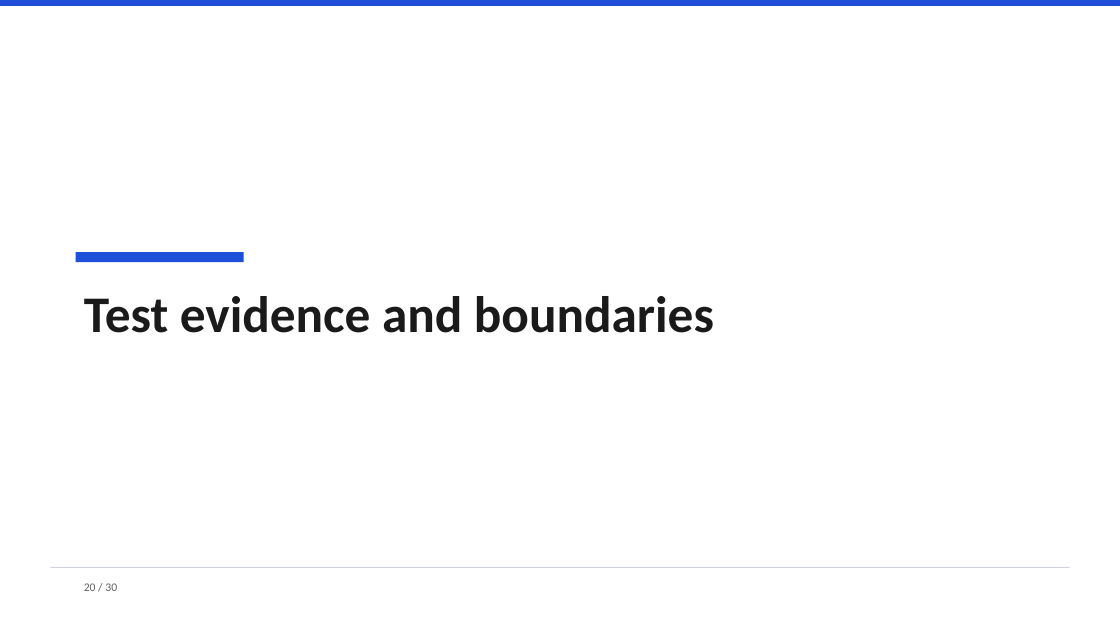
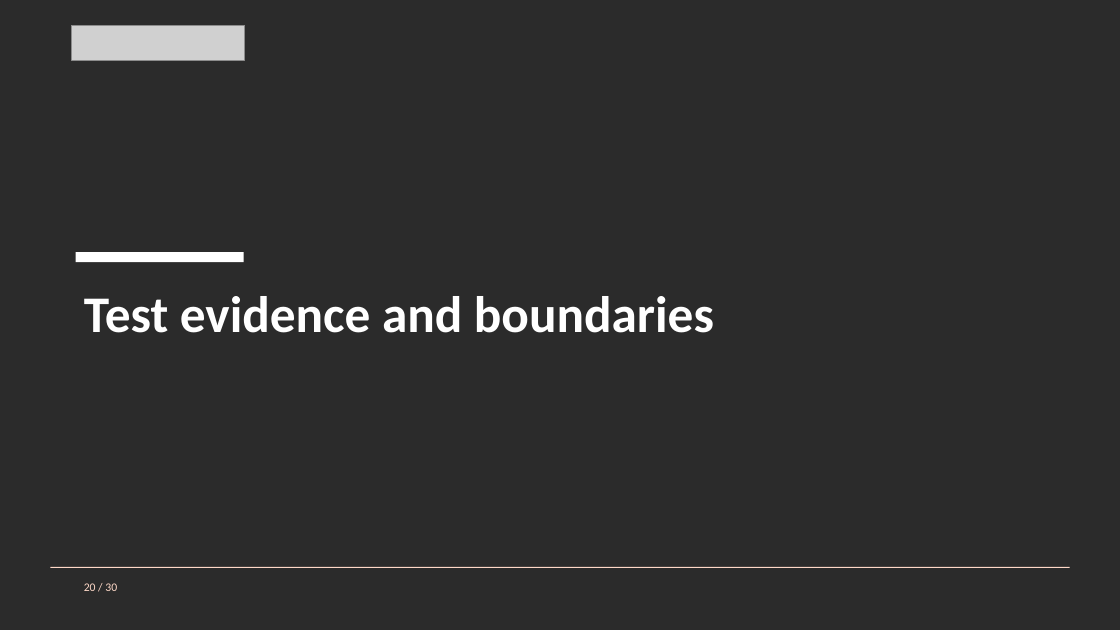
Before and after one commit to pc-buildmate/pcbuildmate, a slide deck: slide 20 of materials/source/Defense_Deck.pptx. Drawn at 1120x630 pixels with LibreOffice and Linux fonts; fonts in the diff are those of the drawing; grey boxes stand for pictures; background and template pictures are left out; a plain dark background stands for a picture behind light text. Boxes give left, top, right and bottom in pixels: in the first picture for what was removed or moved away, otherwise in the second. Text is boxed around its words. In the diff, an @@ line names an element or a change of style, - is before the commit and + after.

```diff
--- a/materials/source/Defense_Deck.pptx
+++ b/materials/source/Defense_Deck.pptx
@@ background #FFFFFF to picture (left out) @@
@@ rectangle removed at (0,0,1120,6) @@
@@ picture added at (71,25,245,60) @@
@@ rectangle at (76,252,244,262): fill #1F4ED8 to #FFFFFF @@
@@ text "Test evidence and boundaries" at (84,296,714,333): text colour #1A1A1A to #FFFFFF @@
@@ rectangle at (50,567,1070,568): fill #D0D5DD to #FFD9C8 @@
@@ text "20 / 30" at (84,583,117,591): text colour #606060 to #FFD9C8 @@
```
Also in this commit, not shown: 29 other slides changed.
